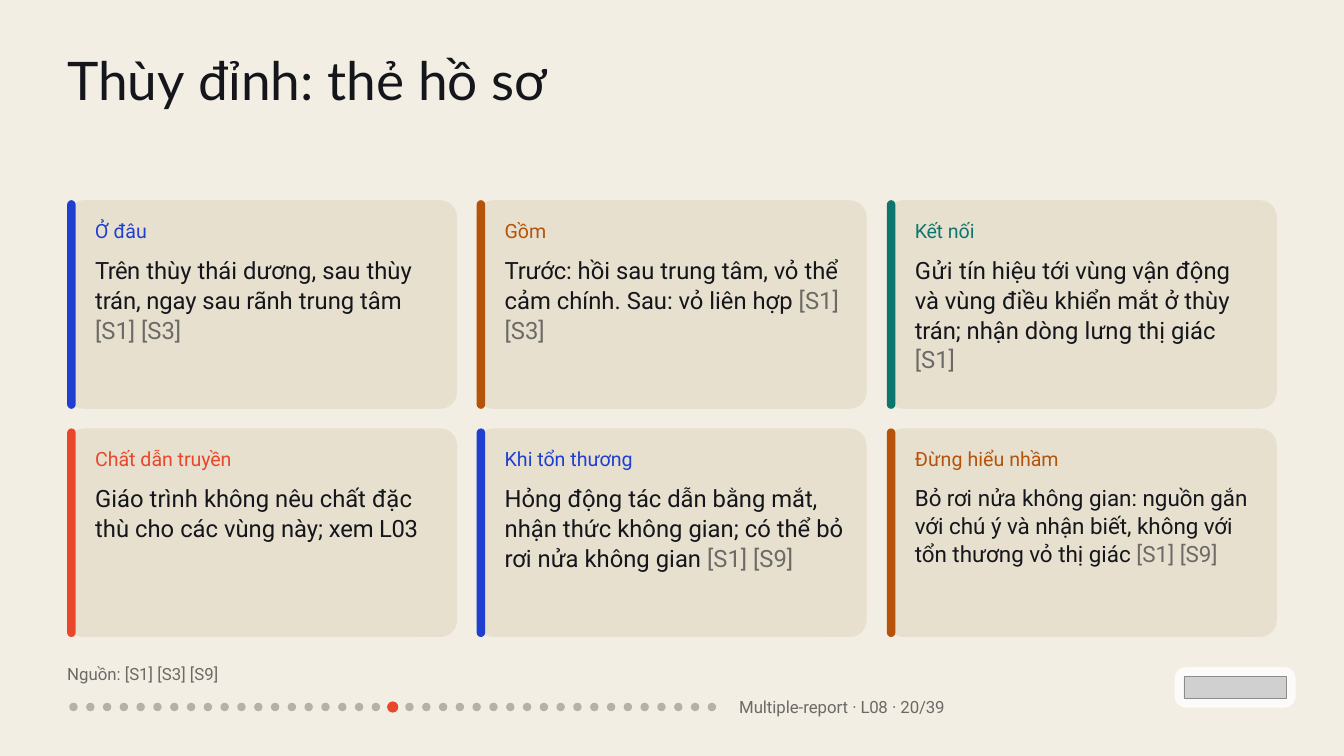
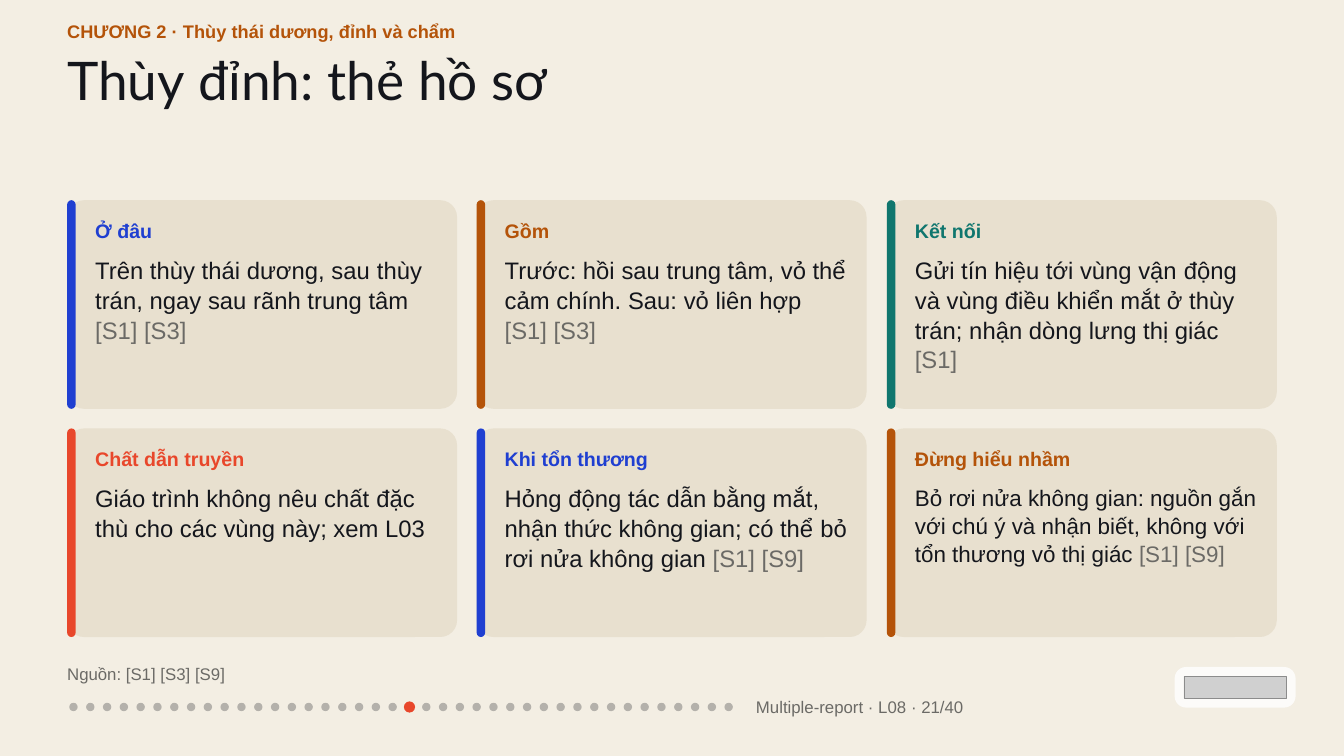
Before and after one commit to vohoailinh90/Multiple-report, a slide deck: slide 21 of lessons/L08/L08.pptx (slide 20 before the commit). Drawn at 1344x756 pixels with LibreOffice and Linux fonts; fonts in the diff are those of the drawing; grey boxes stand for pictures. Boxes give left, top, right and bottom in pixels: in the first picture for what was removed or moved away, otherwise in the second. Text is boxed around its words. In the diff, an @@ line names an element or a change of style, - is before the commit and + after.

```diff
--- a/lessons/L08/L08.pptx
+++ b/lessons/L08/L08.pptx
@@ text added at [67, 24, 456, 42], 19.5 pt, text #B45309, bold @@
+CHƯƠNG 2 · Thùy thái dương, đỉnh và chẩm
@@ text "Ở đâu" at [95, 222, 152, 238]: font Roboto to Arial, bold on; letter spacing 0 to 0.1 pt in "Ở"; letter spacing 0.1 to 0 pt in "đâu" @@
@@ text "Gồm" at [505, 223, 550, 238]: font Roboto to Arial, letter spacing -0.1 to 0 pt, bold on @@
@@ text "Kết nối" at [915, 223, 981, 238]: font Roboto to Arial, bold on; letter spacing -0.3 to 0 pt in "Kết" @@
@@ text "Trên thùy thái dương, sau ..." at [95, 261, 422, 344]: font Roboto to Arial; letter spacing -0.6 to 0 pt in "Trên"; letter spacing -0.1 to 0 pt in "sau sau tâm"; letter spacing -0.2 to 0 pt in "trán, ngay rãnh"; letter spacing 0 to -0.1 pt in "[S3]" @@
@@ text "Trước: hồi sau trung tâm, ..." at [505, 260, 846, 344]: font Roboto to Arial; letter spacing -0.2 to 0 pt in "Trước: vỏ vỏ"; letter spacing -0.1 to 0 pt in "sau tâm,"; letter spacing 0 to -0.1 pt in "[S3]" @@
@@ text "Gửi tín hiệu tới vùng ..." at [915, 261, 1237, 373]: font Roboto to Arial; letter spacing 0.6 to 0 pt in "Gửi"; letter spacing -0.1 to 0 pt in "tới mắt"; letter spacing -0.2 to 0 pt in "vận và trán;"; letter spacing 0.1 to 0 pt in "động"; letter spacing 0.2 to 0 pt in "điều lưng" @@
@@ text "Chất dẫn truyền" at [95, 451, 244, 470]: font Roboto to Arial, bold on; letter spacing -0.1 to 0 pt in "Chất truyền" @@
@@ text "Khi tổn thương" at [505, 451, 647, 470]: font Roboto to Arial, bold on; letter spacing -0.1 to 0 pt in "tổn" @@
@@ text "Đừng hiểu nhầm" at [915, 451, 1070, 470]: font Roboto to Arial, bold on; letter spacing 0.2 to 0 pt in "Đừng" @@
@@ text "Giáo trình không nêu chất ..." at [95, 488, 425, 542]: font Roboto to Arial; letter spacing 0.1 to 0 pt in "trình đặc"; letter spacing -0.1 to 0 pt in "chất này;"; letter spacing -0.2 to 0 pt in "xem"; letter spacing -0.4 to 0 pt in "L03" @@
@@ text "Hỏng động tác dẫn bằng ..." at [505, 488, 847, 572]: font Roboto to Arial; letter spacing 0.1 to 0 pt in "động thức nửa"; letter spacing -0.1 to 0 pt in "tác mắt, nhận"; letter spacing -0.2 to 0 pt in "rơi"; letter spacing 0 to -0.1 pt in "[S9]" @@
@@ text "Bỏ rơi nửa không gian: ..." at [915, 488, 1256, 567]: font Roboto to Arial; letter spacing -0.1 to 0 pt in "Bỏ gắn với biết, với tổn"; letter spacing -0.2 to 0 pt in "rơi và vỏ"; letter spacing 0.1 to 0 pt in "nửa thương" @@
@@ text "Nguồn: [S1] [S3] [S9]" at [67, 667, 225, 684]: font Roboto to Arial @@
@@ ellipse: place and size @@
-ellipse at [405, 703, 413, 711]
+ellipse at [388, 703, 396, 711]
@@ ellipse: place and size @@
-ellipse at [387, 702, 398, 713]
+ellipse at [404, 702, 415, 713]
@@ ellipse added at [724, 703, 732, 711], fill #14161C at 28% opacity @@
@@ text at [756, 701, 963, 717]: text changed; font Roboto to Arial @@
-Multiple-report · L08 · 20/39
+Multiple-report · L08 · 21/40
```
Also in this commit, not shown: 38 other slides changed, 1 slide added, 1 other file.
